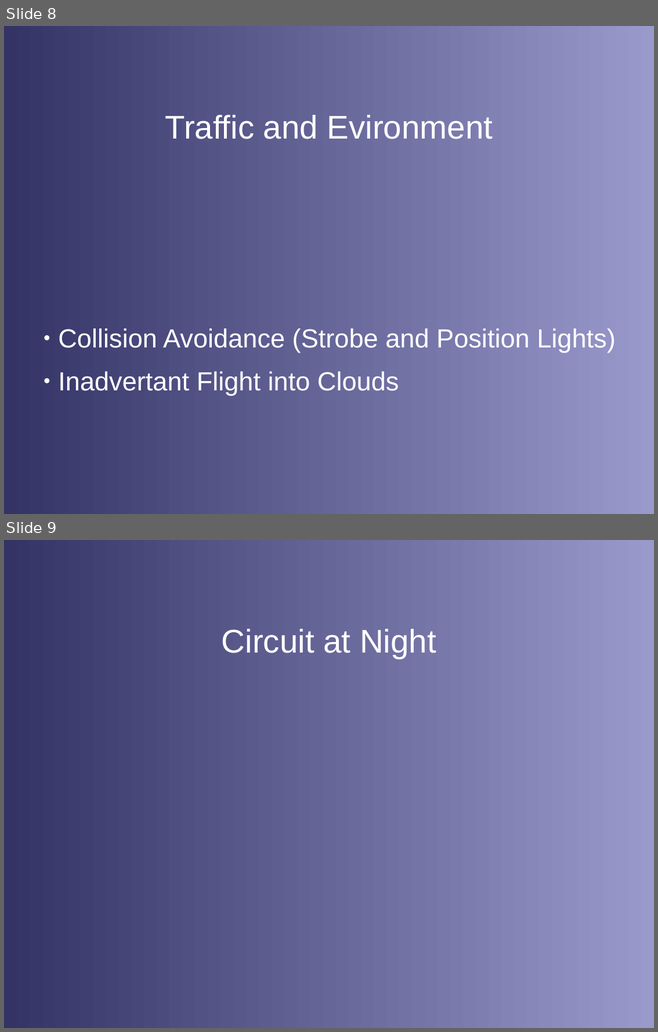
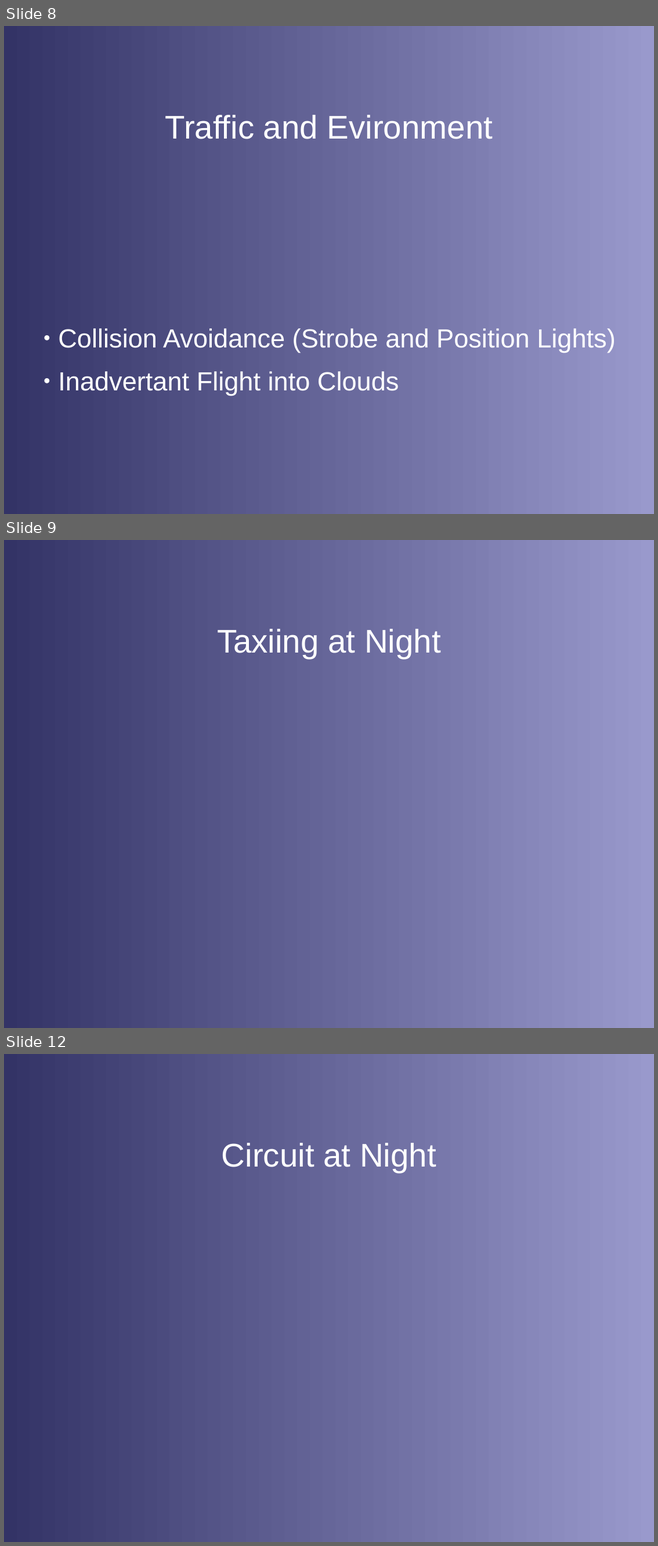
Before and after one commit to stephanheinemann/flight, a slide deck: FI/NightFlying/NightFlying.odp. Shown one above the other, each under a label of ours: slides 8 and 9 before the commit, slides 8, 9 and 12 after it; the slides between them are not shown. The pictures are 658x1032 and 658x1546 pixels, drawn with LibreOffice and Linux fonts; fonts in the diff are those of the drawing; background and template pictures are left out. Boxes give left, top, right and bottom in pixels: in the first picture for what was removed or moved away, otherwise in the second. Text is boxed around its words. In the diff, an @@ line names an element or a change of style, - is before the commit and + after.

Commit message:
extended night flying presentation

```diff
--- a/FI/NightFlying/NightFlying.odp
+++ b/FI/NightFlying/NightFlying.odp
@@ slide 9 added at (x1=4, y1=540, x2=654, y2=1028), background gradient #333366 to #9999CC @@
@@ title added at (x1=217, y1=629, x2=441, y2=658), 40 pt, text #FFFFFF @@
+Taxiing at Night
@@ what was slide 9 is now slide 12 @@
```
Also in this commit, not shown: 2 other slides added.
